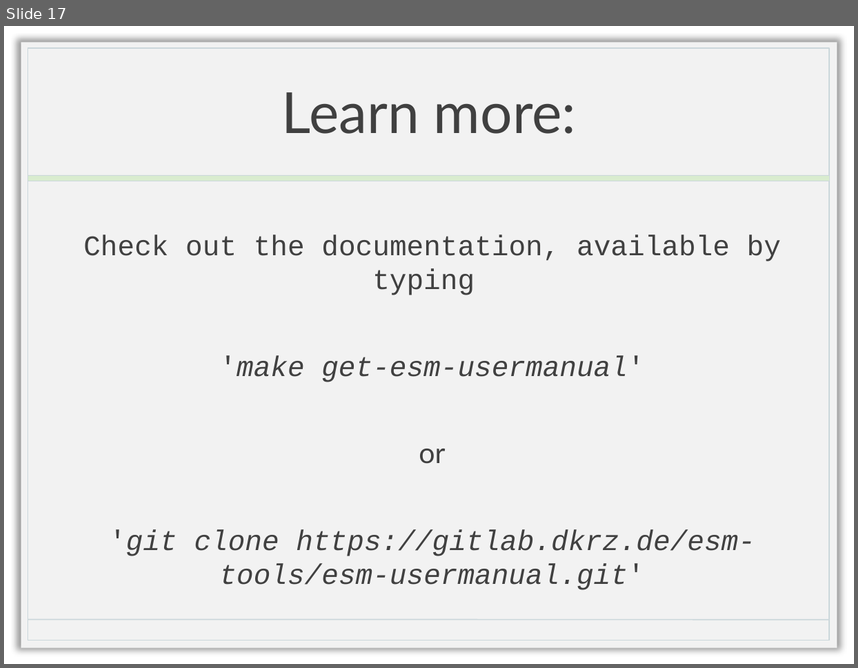
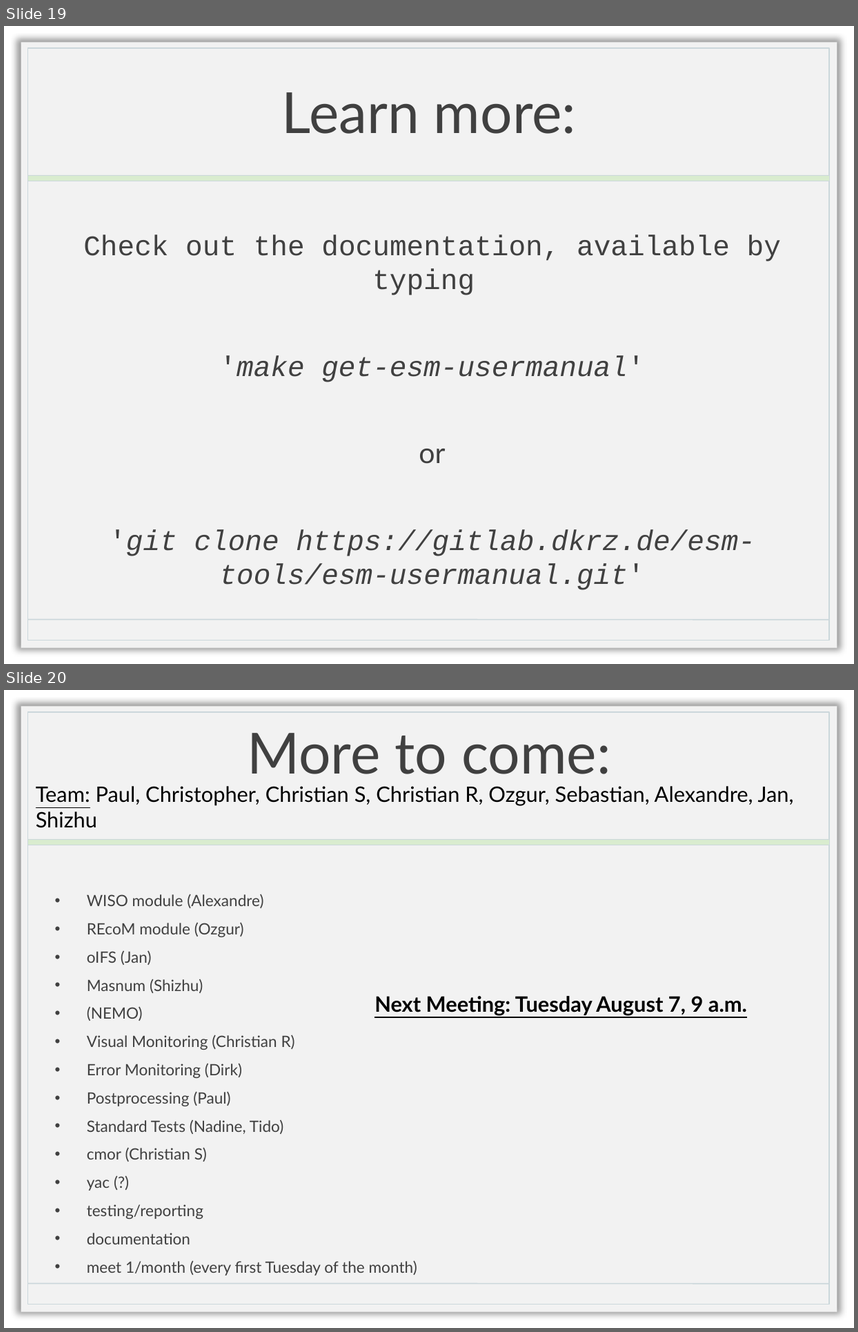
Before and after one commit to esm-tools/esm_workshop, a slide deck: esm-runscripts.pptx. Shown one above the other, each under a label of ours: slide 17 before the commit, slides 19 and 20 after it. The pictures are 858x668 and 858x1332 pixels, drawn with LibreOffice and Linux fonts; fonts in the diff are those of the drawing; background and template pictures are left out. Boxes give left, top, right and bottom in pixels: in the first picture for what was removed or moved away, otherwise in the second. Text is boxed around its words. In the diff, an @@ line names an element or a change of style, - is before the commit and + after.

```diff
--- a/esm-runscripts.pptx
+++ b/esm-runscripts.pptx
@@ slide 20 added at [4,690,854,1328], background picture (left out); not listed: 4 template elements that a slide beside it also shows @@
@@ title added at [247,733,611,774], 48 pt, text #404040 @@
+More to come:
@@ text added at [36,786,794,828], 18 pt, text #000000 @@
+Team: Paul, Christopher, Christian S, Christian R, Ozgur, Sebastian, Alexandre, Jan, Shizhu
@@ text added at [87,894,417,1275], 13.2 pt, text #404040 @@
+• WISO module (Alexandre)
+• REcoM module (Ozgur)
+• oIFS (Jan)
+• Masnum (Shizhu)
+• (NEMO)
+• Visual Monitoring (Christian R)
+• Error Monitoring (Dirk)
+• Postprocessing (Paul)
+• Standard Tests (Nadine, Tido)
+• cmor (Christian S)
+• yac (?)
+• testing/reporting
+• documentation
+• meet 1/month (every first Tuesday of the month)
@@ text added at [375,996,747,1016], 18 pt, text #000000, bold, underline @@
+Next Meeting: Tuesday August 7, 9 a.m.
@@ what was slide 17 is now slide 19 @@
```
Also in this commit, not shown: 3 slides changed, 2 other slides added, 1 slide removed, 4 other files.
